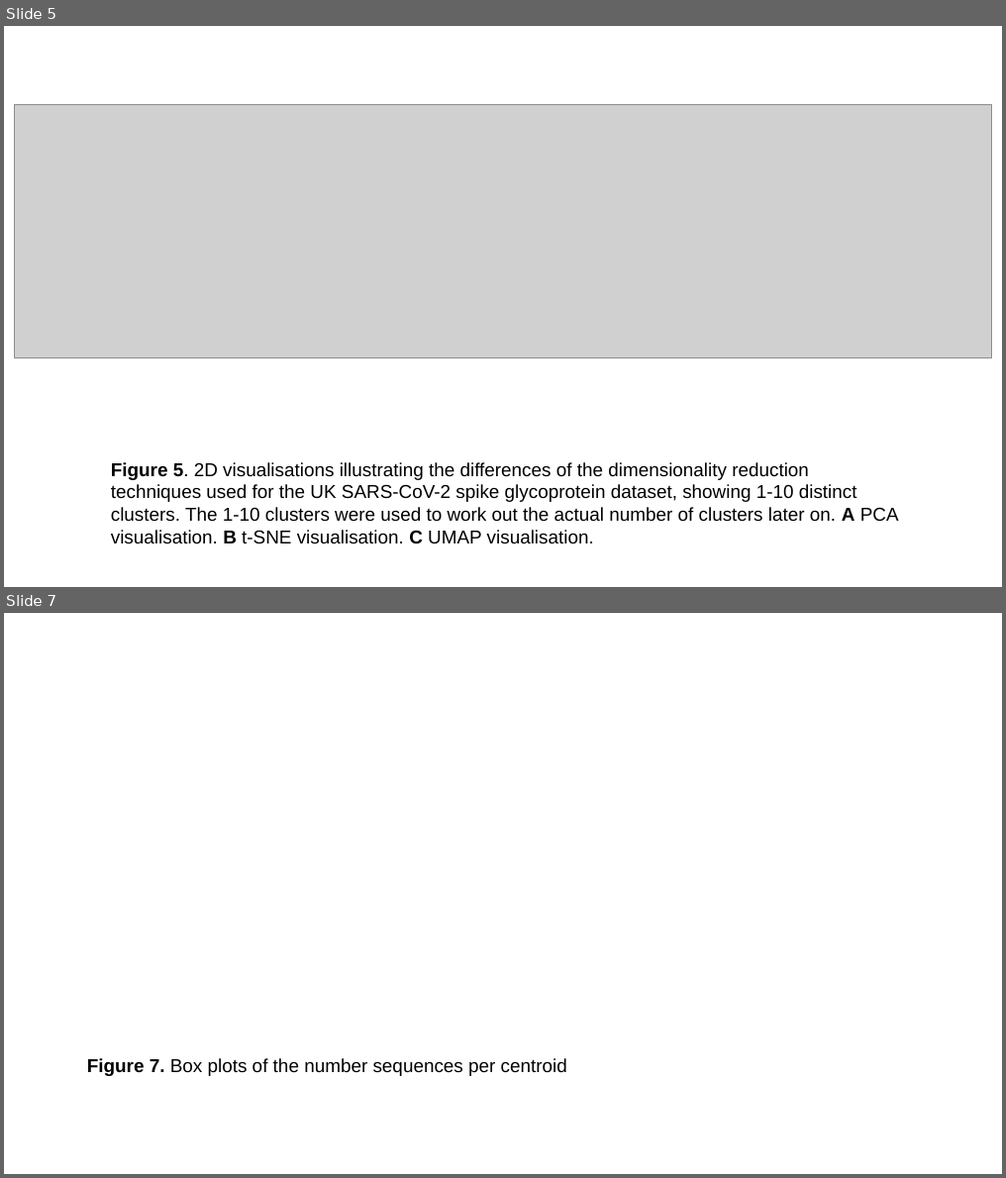
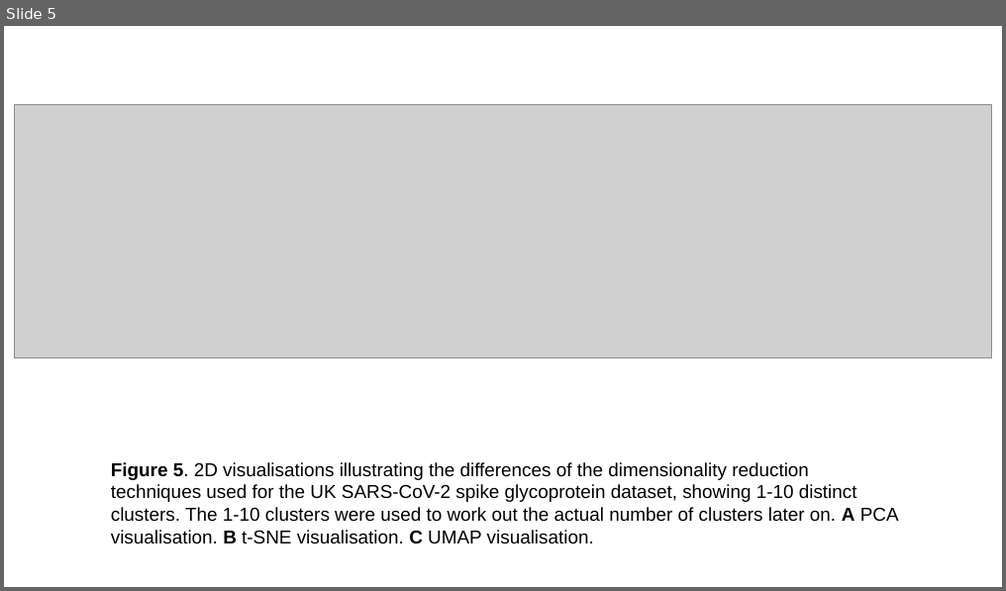
Before and after one commit to sha524/Spike_protein, a slide deck: Plots and Figures/Real plots and figures/Completed figures with captions.pptx. Shown one above the other, each under a label of ours: slides 5 and 7 before the commit, slide 5 after it; the slides between them are not shown. The pictures are 1006x1178 and 1006x591 pixels, drawn with LibreOffice and Linux fonts; fonts in the diff are those of the drawing; grey boxes stand for pictures. Boxes give left, top, right and bottom in pixels: in the first picture for what was removed or moved away, otherwise in the second. Text is boxed around its words. In the diff, an @@ line names an element or a change of style, - is before the commit and + after.

Commit message:
Figure legends and outline for report

```diff
--- a/Plots and Figures/Real plots and figures/Completed figures with captions.pptx
+++ b/Plots and Figures/Real plots and figures/Completed figures with captions.pptx
@@ slide 7 removed at [4, 613, 1002, 1174], background #FFFFFF @@
@@ text removed at [87, 1059, 567, 1076] @@
-Figure 7. Box plots of the number sequences per centroid
```
Also in this commit, not shown: 3 slides changed, 1 slide added, 1 other file.
